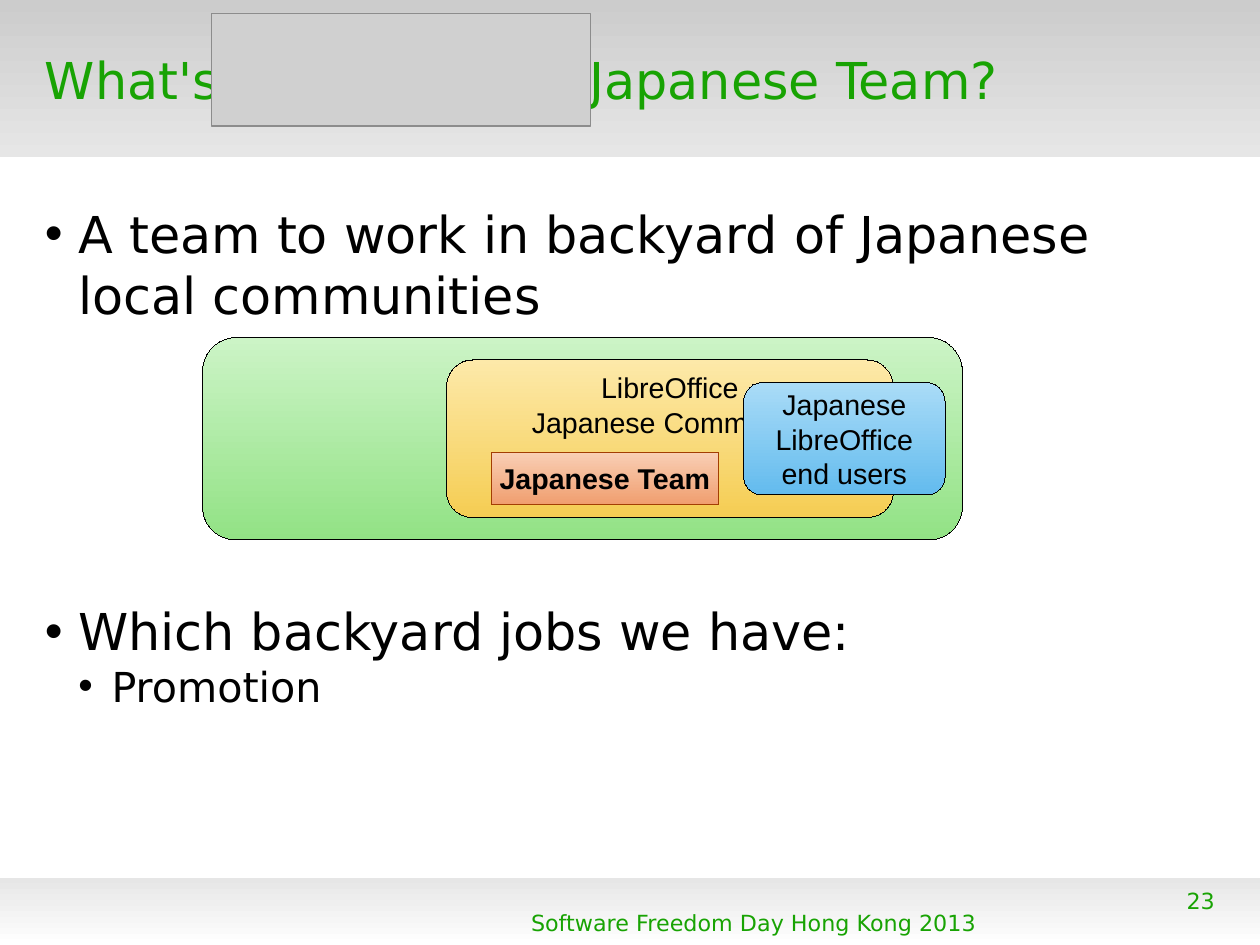
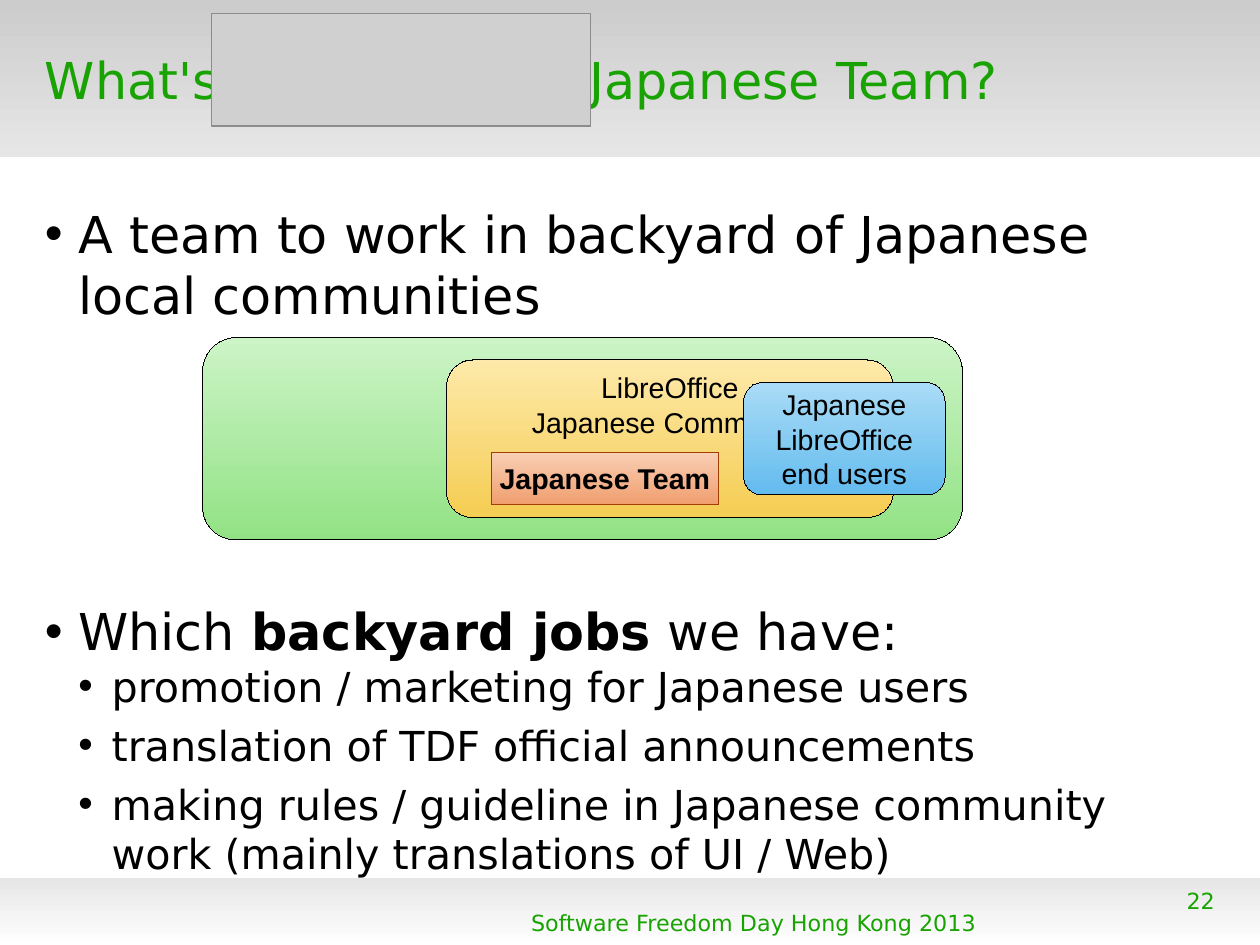
Before and after one commit to naruoga/KantoLibreOffice, a slide deck: slide 22 of others/SFD2013HK.odp (slide 23 before the commit). Drawn at 1260x945 pixels with LibreOffice and Linux fonts; fonts in the diff are those of the drawing; grey boxes stand for pictures; background and template pictures are left out. Boxes give left, top, right and bottom in pixels: in the first picture for what was removed or moved away, otherwise in the second. Text is boxed around its words. In the diff, an @@ line names an element or a change of style, - is before the commit and + after.

```diff
--- a/others/SFD2013HK.odp
+++ b/others/SFD2013HK.odp
@@ text at bbox=[78, 611, 899, 661]: bold on in "backyard jobs" @@
@@ text at bbox=[112, 670, 1106, 878]: text changed @@
-  • Promotion
+  • promotion / marketing for Japanese users
+  • translation of TDF official announcements
+  • making rules / guideline in Japanese community work (mainly translations of UI / Web)
@@ page number at bbox=[1187, 892, 1215, 909]: text changed @@
-23
+22
```
Also in this commit, not shown: 8 other slides changed, 15 slides added, 3 slides removed, 2 other files.
